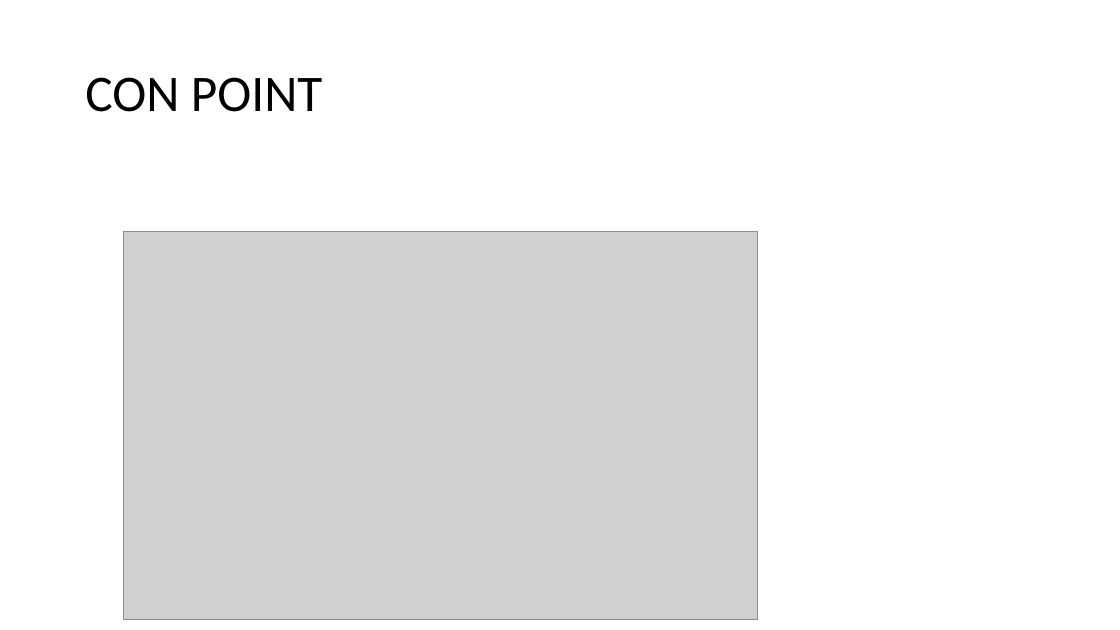
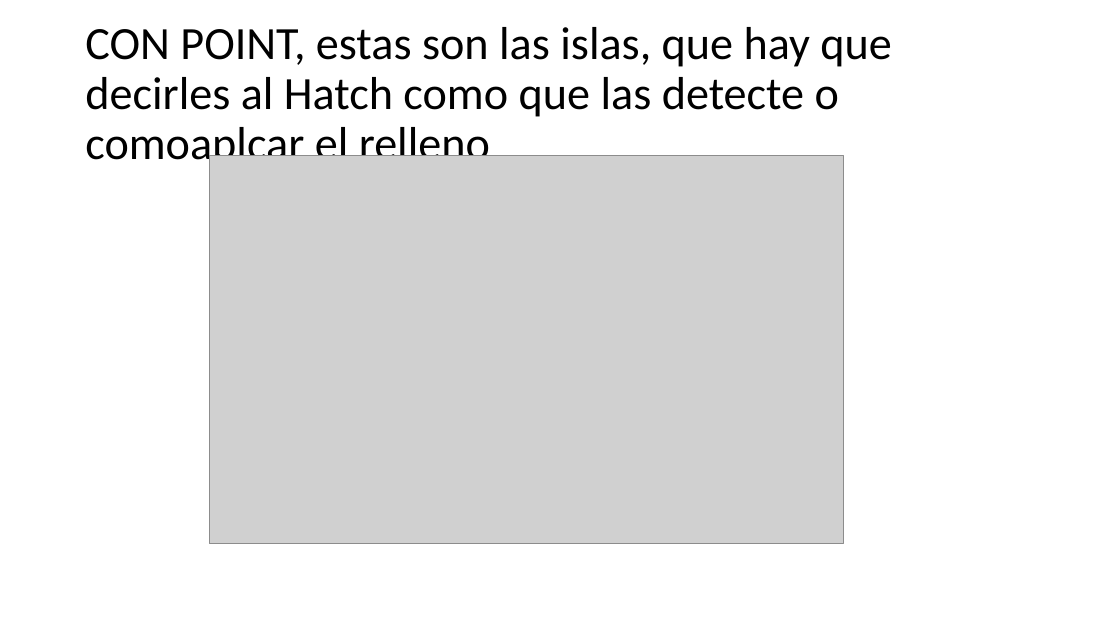
Before and after one commit to IvanRivera007/gitdocs-2026, a slide deck: slide 38 of AUTOCAD INTECAP/apuntes powerpoint/CLASE 10, Miercoles 18 Marzo.pptx. Drawn at 1120x630 pixels with LibreOffice and Linux fonts; fonts in the diff are those of the drawing; grey boxes stand for pictures. Boxes give left, top, right and bottom in pixels: in the first picture for what was removed or moved away, otherwise in the second. Text is boxed around its words. In the diff, an @@ line names an element or a change of style, - is before the commit and + after.

```diff
--- a/AUTOCAD INTECAP/apuntes powerpoint/CLASE 10, Miercoles 18 Marzo.pptx
+++ b/AUTOCAD INTECAP/apuntes powerpoint/CLASE 10, Miercoles 18 Marzo.pptx
@@ title at bbox=[85, 27, 891, 170]: text changed; size 44 to 39.6 pt @@
-CON POINT
+CON POINT, estas son las islas, que hay que decirles al Hatch como que las detecte o comoaplcar el relleno
@@ picture: place and size @@
-picture at bbox=[124, 231, 758, 619]
+picture at bbox=[209, 155, 844, 544]
```
Also in this commit, not shown: 1 other slide changed, 12 slides added, 2 other files.
